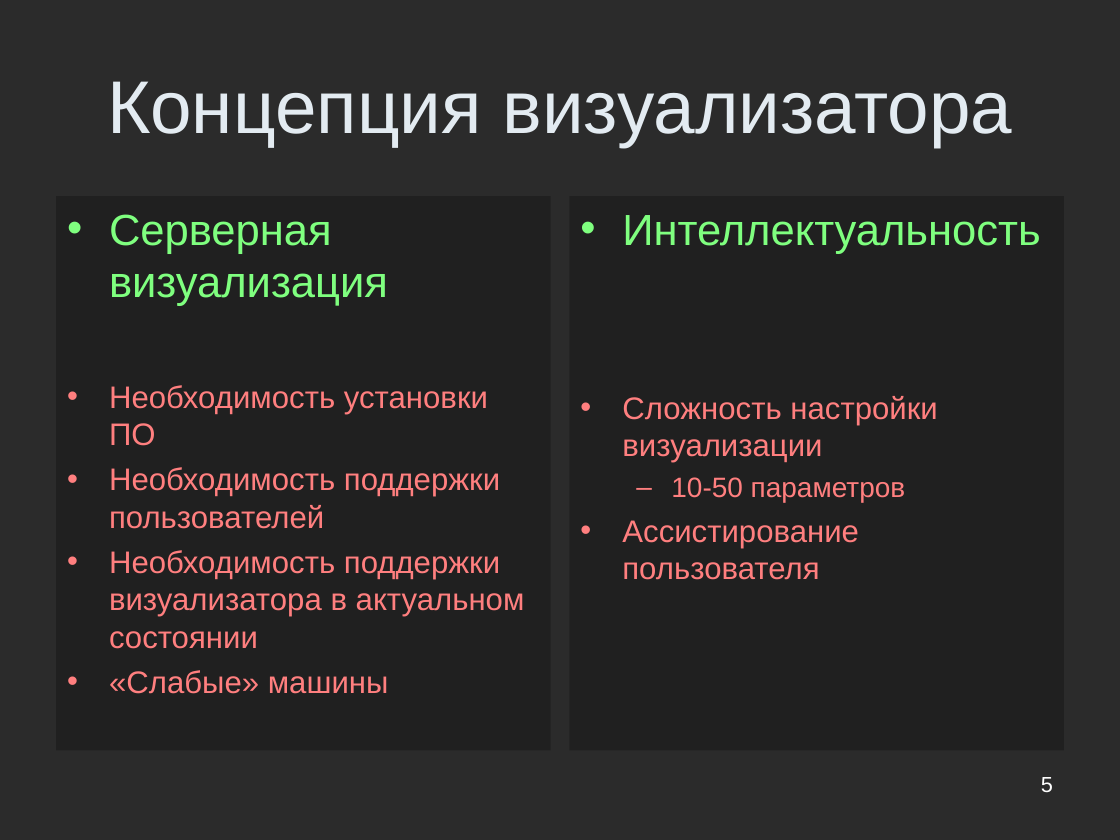
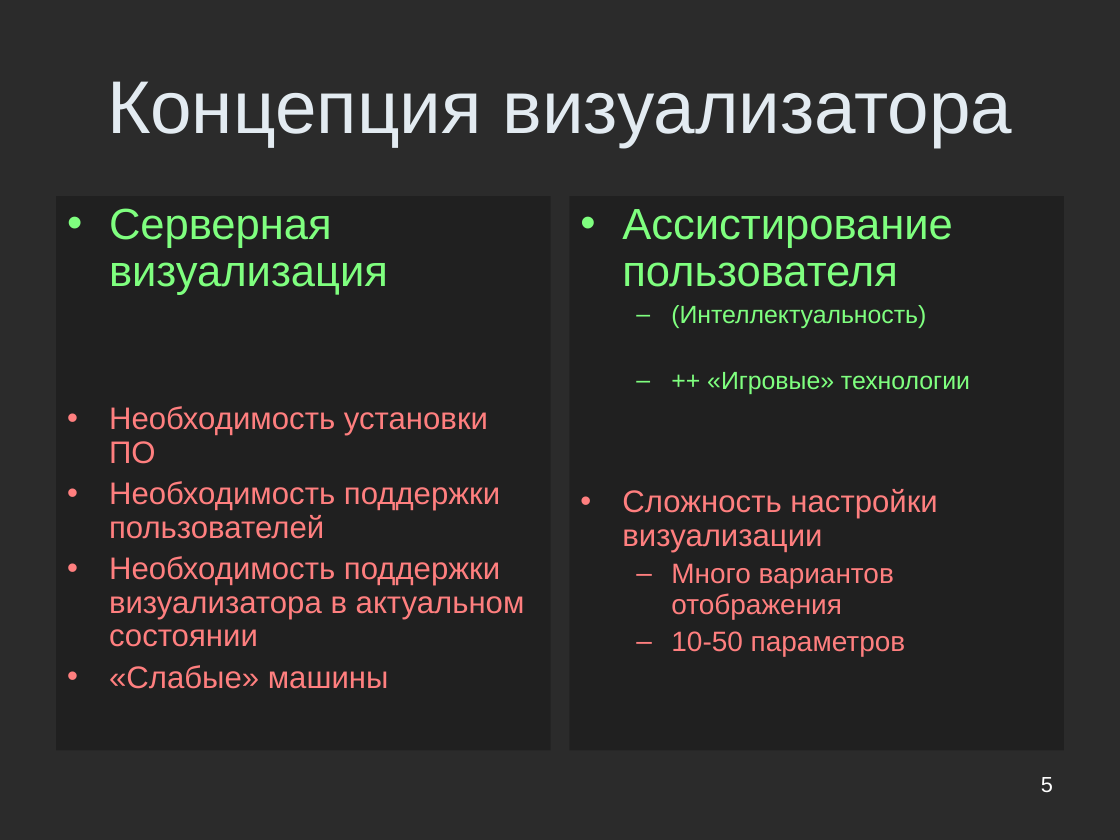
Before and after one commit to Jacobi20/nano-vis, a slide deck: slide 5 of trunk/docs/cys2010.ppt. Drawn at 1120x840 pixels with LibreOffice and Linux fonts; fonts in the diff are those of the drawing; background and template pictures are left out; a plain dark background stands for a picture behind light text. Boxes give left, top, right and bottom in pixels: in the first picture for what was removed or moved away, otherwise in the second. Text is boxed around its words. In the diff, an @@ line names an element or a change of style, - is before the commit and + after.

```diff
--- a/trunk/docs/cys2010.ppt
+++ b/trunk/docs/cys2010.ppt
@@ text "Серверная визуализация" at (56,196,551,750): line spacing 1 to 0.9 @@
@@ text at (622,209,970,394): text changed; size 28 to 16 pt @@
-• Интеллектуальность
+• Ассистирование пользователя
+  – (Интеллектуальность)
+  – ++ «Игровые» технологии
@@ text at (622,489,937,656): line spacing 1 to 0.9 @@
@@ text at (622,520,859,580): paragraph removed @@
-• Ассистирование пользователя
@@ text at (671,563,894,619): paragraph added @@
+  – Много вариантов отображения
```
Also in this commit, not shown: 6 other slides changed, 3 slides added, 1 slide removed, 7 other files.
